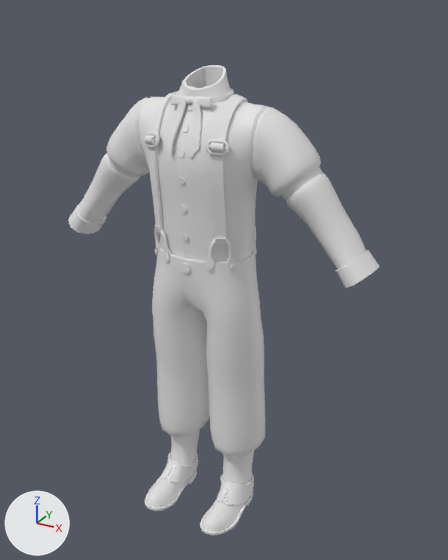
An edit to the Blender file Attires_Characters/Citizens/MiddleClass/Type3/Attire_Citizen_MiddleClass_Type3.blend, drawn before and after from the same camera.
Rendered twice from a camera (50 mm lens) standing at (0.994, -1.68, 1.756) and looking at (0.061, 0.017, 0.907). Lighting does not change. The marker at lower left points along +X, +Y and +Z. The first picture is the older version.

Script lines for the objects in view, before the commit:
```python
me_attire_citizen_middleclass_type3 = bpy.data.meshes.new('Attire_Citizen_MiddleClass_Type3')
me_attire_citizen_middleclass_type3.from_pydata(...)  # 4631 vertices, 4829 faces; spans x -0.58..0.58, y -0.23..0.14, z 0.0..1.59
me_attire_citizen_middleclass_type3.polygons.foreach_set('use_smooth', [True] * 4829)
ob_attire_citizen_middleclass_type3 = bpy.data.objects.new('Attire_Citizen_MiddleClass_Type3', me_attire_citizen_middleclass_type3)
ob_attire_citizen_middleclass_type3.location = (0.0, 0.0, 0.0)
```
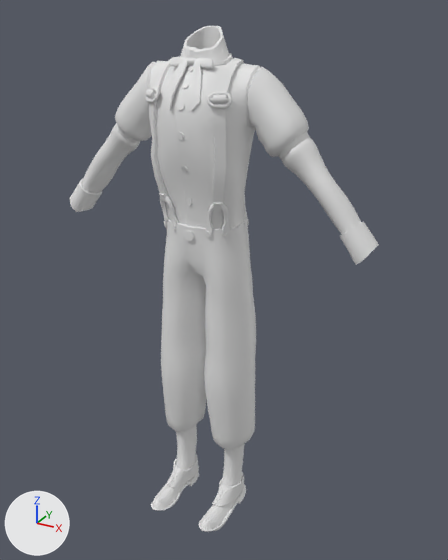
Commit message: Updated Citizens Attires with BlendShapes

The newer file adds a shape key; the second version is drawn at full value of the shape key 'BlendShape_BodyType_Male_Thin' of 'Attire_Citizen_MiddleClass_Type3', and the change is written as the vertex moves it makes.

The edits, one by one:
me_attire_citizen_middleclass_type3 is used by ob_attire_citizen_middleclass_type3; location (0.0, 0.0, 0.0).
me_attire_citizen_middleclass_type3 had 4631 vertices, 4829 faces and spanned x -0.58..0.58, y -0.23..0.14, z 0.0..1.59.
me_attire_citizen_middleclass_type3 now has 4631 vertices, 4829 faces and spans x -0.57..0.57, y -0.23..0.13, z 0.0..1.71.
me_attire_citizen_middleclass_type3 part 1: the loose piece of 162 vertices spanning x 0.08..0.15, y -0.14..-0.1, z 1.36..1.41 is moved by (0.0, 0.01, 0.13).
me_attire_citizen_middleclass_type3 part 2: the loose piece of 162 vertices spanning x -0.15..-0.08, y -0.14..-0.1, z 1.36..1.41 is moved by (0.0, 0.01, 0.13).
me_attire_citizen_middleclass_type3 part 3: the loose piece of 26 vertices spanning x -0.01..0.01, y -0.12..-0.1, z 1.42..1.44 is moved by (0.0, 0.01, 0.12).
me_attire_citizen_middleclass_type3 part 4: the loose piece of 26 vertices spanning x -0.01..0.01, y -0.14..-0.13, z 1.35..1.37 is moved by (0.0, 0.0, 0.13).
me_attire_citizen_middleclass_type3 part 5: the loose piece of 26 vertices spanning x -0.01..0.01, y -0.14..-0.13, z 1.27..1.29 is moved by (0.0, 0.0, 0.13).
me_attire_citizen_middleclass_type3 part 6: the loose piece of 26 vertices spanning x -0.01..0.01, y -0.13..-0.12, z 1.18..1.2 is moved by (0.0, 0.01, 0.12).
me_attire_citizen_middleclass_type3 part 7: the loose piece of 26 vertices spanning x -0.01..0.01, y -0.08..-0.07, z 1.47..1.5 is moved by (0.0, 0.01, 0.11).
me_attire_citizen_middleclass_type3 part 8: 3811 of 4631 vertices moved; they spanned x -0.58..0.58, y -0.23..0.14, z 0.0..1.59 and now span x -0.57..0.57, y -0.23..0.13, z 0.0..1.71; mean shift (0.0, 0.0, 0.09); largest move (-0.21, -0.03, 1.28) -> (-0.18, -0.02, 1.44).
Other edits to the shape of me_attire_citizen_middleclass_type3 do not show in these pictures.

Location of each change, [x1, y1, x2, y2] in pixels of the pictures (448 x 560 px; the box of a moved part takes in the faces that stretch with it):
'Attire_Citizen_MiddleClass_Type3', reshaped (8% taller): before [68, 65, 379, 535]; after [70, 26, 379, 532]
part 1 of me_attire_citizen_middleclass_type3, moved or reshaped: before [205, 139, 230, 156]; after [207, 92, 232, 109]
part 2 of me_attire_citizen_middleclass_type3, moved or reshaped: before [145, 132, 160, 148]; after [146, 87, 160, 103]
part 3 of me_attire_citizen_middleclass_type3, moved or reshaped: before [182, 125, 189, 132]; after [182, 83, 189, 89]
part 4 of me_attire_citizen_middleclass_type3, moved or reshaped: before [178, 150, 185, 157]; after [177, 103, 185, 110]
part 5 of me_attire_citizen_middleclass_type3, moved or reshaped: before [178, 177, 185, 184]; after [177, 132, 184, 140]
part 6 of me_attire_citizen_middleclass_type3, moved or reshaped: before [180, 205, 187, 213]; after [181, 166, 188, 172]
part 7 of me_attire_citizen_middleclass_type3, moved or reshaped: before [187, 104, 193, 111]; after [188, 65, 193, 72]
part 8 of me_attire_citizen_middleclass_type3, moved or reshaped: before [68, 65, 379, 535]; after [70, 26, 379, 532]
